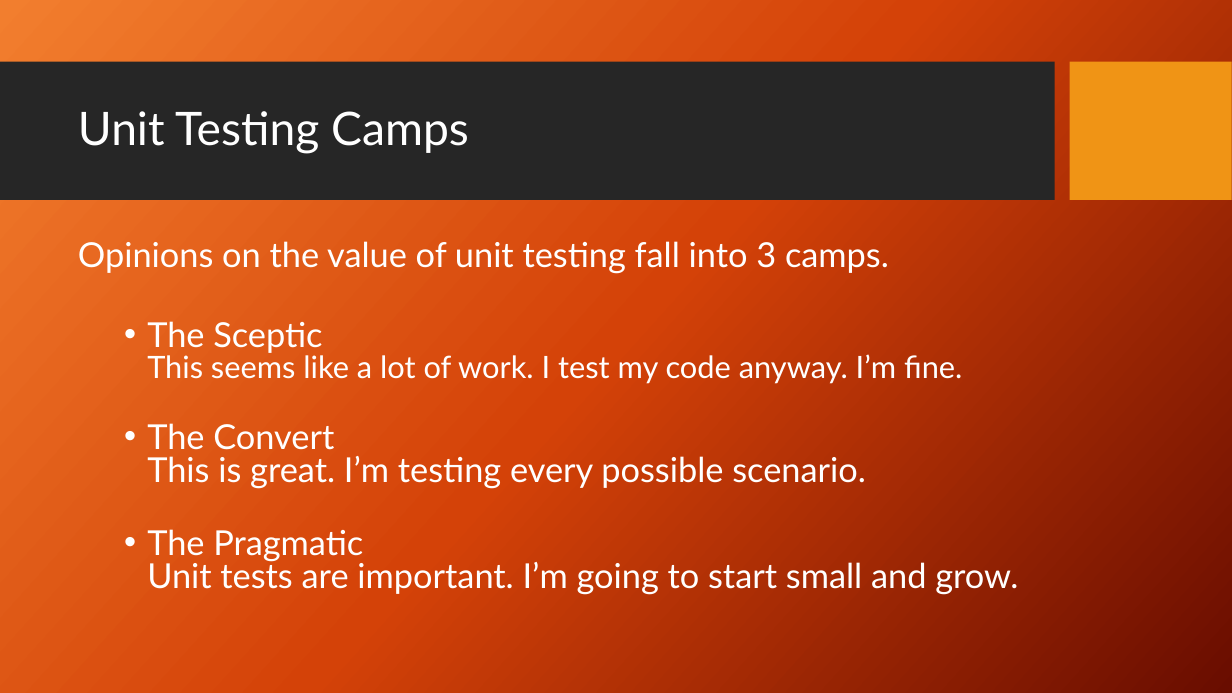
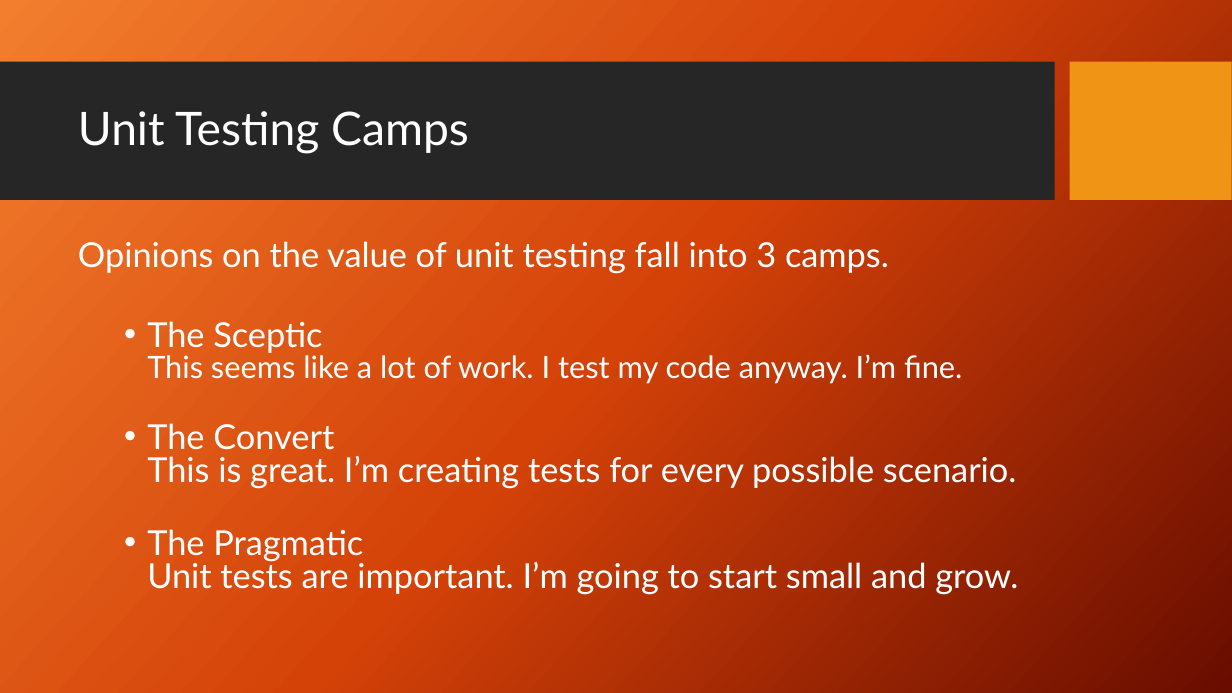
Before and after one commit to PrincetonUniversity/software_testing, a slide deck: slide 5 of UnitTestingSlides.pptx. Drawn at 1232x693 pixels with LibreOffice and Linux fonts; fonts in the diff are those of the drawing; background and template pictures are left out. Boxes give left, top, right and bottom in pixels: in the first picture for what was removed or moved away, otherwise in the second. Text is boxed around its words. In the diff, an @@ line names an element or a change of style, - is before the commit and + after.

```diff
--- a/UnitTestingSlides.pptx
+++ b/UnitTestingSlides.pptx
@@ text at bbox=[147, 423, 1017, 489]: text changed @@
-  • The Convert
-    This is great. I’m testing every possible scenario.
+  • The Convert
+    This is great. I’m creating tests for every possible scenario.
```
Also in this commit, not shown: 3 other slides changed.
